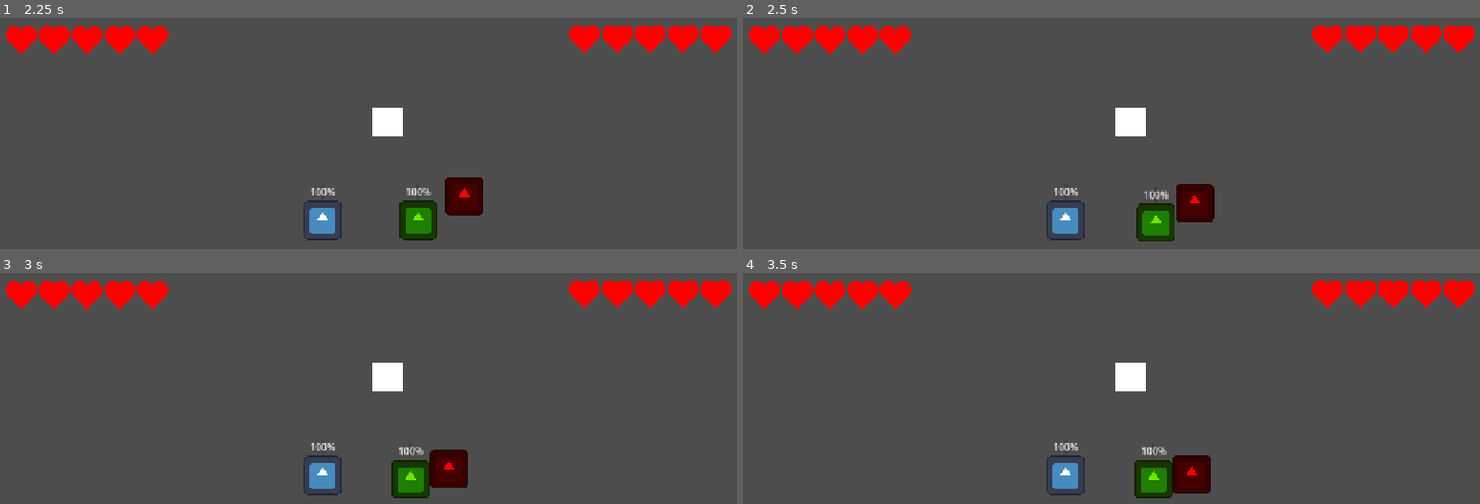
Above: before the commit, frames 1-4 (two rows, left to right).
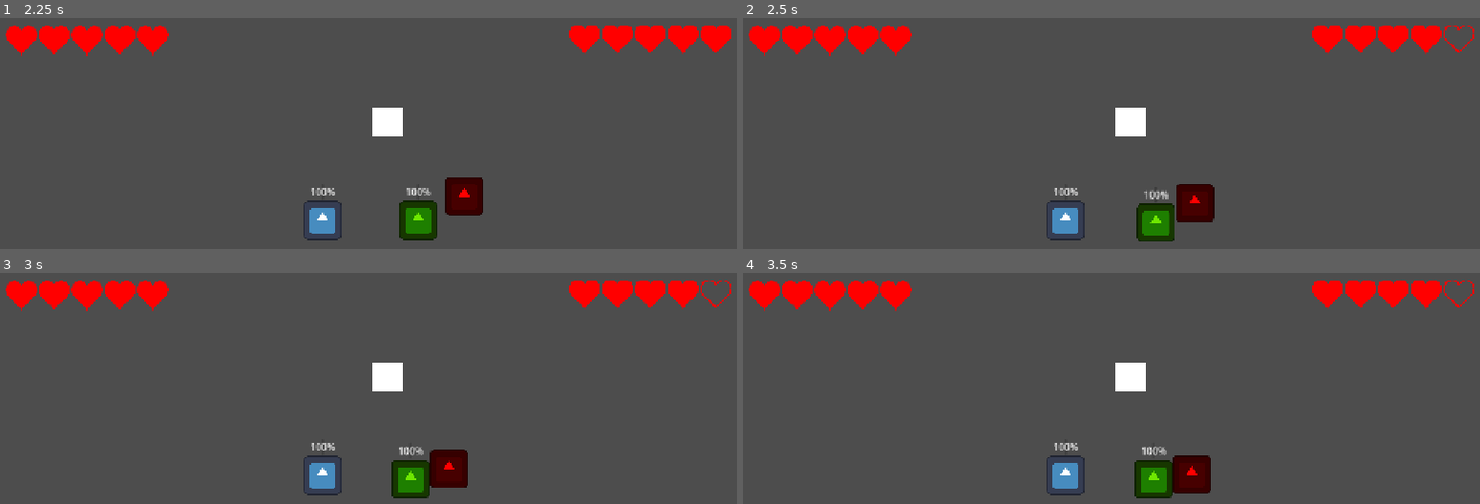
Above: after the commit, the same moments.

Repository: Herovero/CandlesOut
Game: Godot game, scene res://Scenes/main.tscn
Same seed, same stepped clock (60 frames per second), same inputs: the game is played once before the commit and once after it. The engine's default icon, where the game draws it, is replaced by a stand-in: a white triangle on a blue panel in a dark square.
Inputs:
- Up to frame 1 (2.25 s): no input
- Up to frame 2 (2.5 s): no input
- Up to frame 3 (3 s): no input
- Up to frame 4 (3.5 s): no input

Frame 1 is identical in both runs. In frame 2, 0.3% of the frame differs, in the area x 95-100%, y 3-15%; in frame 3, 0.3%; in frame 4, 0.3%.

Commit message:
Fixed some stuff

Diff:
--- a/Scripts/enemy_test.gd
+++ b/Scripts/enemy_test.gd
@@ -36,10 +36,10 @@
 
 	return closest
 
-
 func _on_hitbox_body_entered(body):
 	if body.is_in_group("Players"):
-		body.take_damage(damage_amount)
+		SignalBus.emit_signal("take_damage", 1.0, body.input_prefix)
+		#body.take_damage(damage_amount)
 
 		var dir = (body.global_position - global_position).normalized()
 		if body.has_method("apply_knockback"):
--- a/Scripts/player.gd
+++ b/Scripts/player.gd
@@ -11,7 +11,6 @@
 var is_sleeping: bool = false
 var ghost_scene = preload("res://Scenes/player_ghost.tscn")
 var active_ghost: CharacterBody2D = null
-var hp: float = 10.0
 
 var knockback_velocity: Vector2 = Vector2.ZERO
 
@@ -79,16 +78,5 @@
 func update_ui():
 	stamina_bar.value = current_stamina
 
-
 func apply_knockback(force: Vector2):
 	knockback_velocity = force
-
-
-func take_damage(amount: float):
-	hp -= amount
-	if hp <= 0:
-		die()
-
-
-func die():
-	print_debug("player died")
